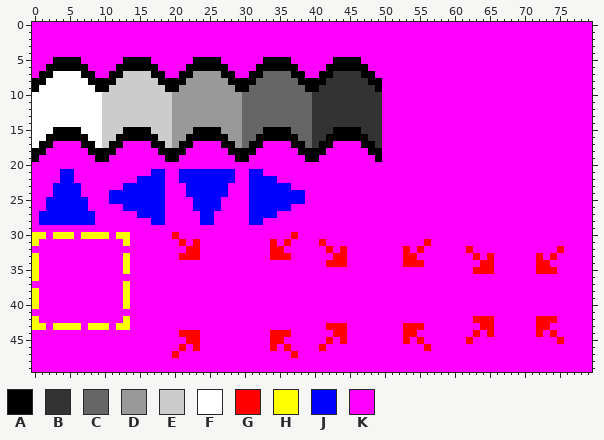
File history of a sprite sheet, resource/editor/tiles_10x10.png. Above: the version before the commit.
The file is 80x50 pixels.
Palette (. is transparent): A #000000  B #333333  C #666666  D #999999  E #cccccc  F #ffffff  G #ff0000  H #ffff00  J #0000ff  K #ff00ff
Pixels before, first column x 0:
 0 KKKKKKKKKKKKKKKKKKKKKKKKKKKKKKKKKKKKKKKKKKKKKKKKKKKKKKKKKKKKKKKKKKKKKKKKKKKKKKKK
 1 KKKKKKKKKKKKKKKKKKKKKKKKKKKKKKKKKKKKKKKKKKKKKKKKKKKKKKKKKKKKKKKKKKKKKKKKKKKKKKKK
 2 KKKKKKKKKKKKKKKKKKKKKKKKKKKKKKKKKKKKKKKKKKKKKKKKKKKKKKKKKKKKKKKKKKKKKKKKKKKKKKKK
 3 KKKKKKKKKKKKKKKKKKKKKKKKKKKKKKKKKKKKKKKKKKKKKKKKKKKKKKKKKKKKKKKKKKKKKKKKKKKKKKKK
 4 KKKKKKKKKKKKKKKKKKKKKKKKKKKKKKKKKKKKKKKKKKKKKKKKKKKKKKKKKKKKKKKKKKKKKKKKKKKKKKKK
 5 KKKAAAAKKKKKKAAAAKKKKKKAAAAKKKKKKAAAAKKKKKKAAAAKKKKKKKKKKKKKKKKKKKKKKKKKKKKKKKKK
 6 KKAAAAAAKKKKAAAAAAKKKKAAAAAAKKKKAAAAAAKKKKAAAAAAKKKKKKKKKKKKKKKKKKKKKKKKKKKKKKKK
 7 KAAFFFFAAKKAAEEEEAAKKAADDDDAAKKAACCCCAAKKAABBBBAAKKKKKKKKKKKKKKKKKKKKKKKKKKKKKKK
 8 AAFFFFFFAAAAEEEEEEAAAADDDDDDAAAACCCCCCAAAABBBBBBAAKKKKKKKKKKKKKKKKKKKKKKKKKKKKKK
 9 AFFFFFFFFAAEEEEEEEEAADDDDDDDDAACCCCCCCCAABBBBBBBBAKKKKKKKKKKKKKKKKKKKKKKKKKKKKKK
10 FFFFFFFFFFEEEEEEEEEEDDDDDDDDDDCCCCCCCCCCBBBBBBBBBBKKKKKKKKKKKKKKKKKKKKKKKKKKKKKK
11 FFFFFFFFFFEEEEEEEEEEDDDDDDDDDDCCCCCCCCCCBBBBBBBBBBKKKKKKKKKKKKKKKKKKKKKKKKKKKKKK
12 FFFFFFFFFFEEEEEEEEEEDDDDDDDDDDCCCCCCCCCCBBBBBBBBBBKKKKKKKKKKKKKKKKKKKKKKKKKKKKKK
13 FFFFFFFFFFEEEEEEEEEEDDDDDDDDDDCCCCCCCCCCBBBBBBBBBBKKKKKKKKKKKKKKKKKKKKKKKKKKKKKK
14 FFFFFFFFFFEEEEEEEEEEDDDDDDDDDDCCCCCCCCCCBBBBBBBBBBKKKKKKKKKKKKKKKKKKKKKKKKKKKKKK
15 FFFAAAAFFFEEEAAAAEEEDDDAAAADDDCCCAAAACCCBBBAAAABBBKKKKKKKKKKKKKKKKKKKKKKKKKKKKKK
16 FFAAAAAAFFEEAAAAAAEEDDAAAAAADDCCAAAAAACCBBAAAAAABBKKKKKKKKKKKKKKKKKKKKKKKKKKKKKK
17 FAAKKKKAAFEAAKKKKAAEDAAKKKKAADCAAKKKKAACBAAKKKKAABKKKKKKKKKKKKKKKKKKKKKKKKKKKKKK
18 AAKKKKKKAAAAKKKKKKAAAAKKKKKKAAAAKKKKKKAAAAKKKKKKAAKKKKKKKKKKKKKKKKKKKKKKKKKKKKKK
19 AKKKKKKKKAAKKKKKKKKAAKKKKKKKKAAKKKKKKKKAAKKKKKKKKAKKKKKKKKKKKKKKKKKKKKKKKKKKKKKK
20 KKKKKKKKKKKKKKKKKKKKKKKKKKKKKKKKKKKKKKKKKKKKKKKKKKKKKKKKKKKKKKKKKKKKKKKKKKKKKKKK
21 KKKKJJKKKKKKKKKKKJJKKJJJJJJJJKKJJKKKKKKKKKKKKKKKKKKKKKKKKKKKKKKKKKKKKKKKKKKKKKKK
22 KKKKJJKKKKKKKKKJJJJKKJJJJJJJJKKJJJJKKKKKKKKKKKKKKKKKKKKKKKKKKKKKKKKKKKKKKKKKKKKK
23 KKKJJJJKKKKKKJJJJJJKKKJJJJJJKKKJJJJJJKKKKKKKKKKKKKKKKKKKKKKKKKKKKKKKKKKKKKKKKKKK
24 KKKJJJJKKKKJJJJJJJJKKKJJJJJJKKKJJJJJJJJKKKKKKKKKKKKKKKKKKKKKKKKKKKKKKKKKKKKKKKKK
25 KKJJJJJJKKKJJJJJJJJKKKKJJJJKKKKJJJJJJJJKKKKKKKKKKKKKKKKKKKKKKKKKKKKKKKKKKKKKKKKK
26 KKJJJJJJKKKKKJJJJJJKKKKJJJJKKKKJJJJJJKKKKKKKKKKKKKKKKKKKKKKKKKKKKKKKKKKKKKKKKKKK
27 KJJJJJJJJKKKKKKJJJJKKKKKJJKKKKKJJJJKKKKKKKKKKKKKKKKKKKKKKKKKKKKKKKKKKKKKKKKKKKKK
28 KJJJJJJJJKKKKKKKKJJKKKKKJJKKKKKJJKKKKKKKKKKKKKKKKKKKKKKKKKKKKKKKKKKKKKKKKKKKKKKK
29 KKKKKKKKKKKKKKKKKKKKKKKKKKKKKKKKKKKKKKKKKKKKKKKKKKKKKKKKKKKKKKKKKKKKKKKKKKKKKKKK
30 HHKHHHKHHHHKHHKKKKKKGKKKKKKKKKKKKKKKKGKKKKKKKKKKKKKKKKKKKKKKKKKKKKKKKKKKKKKKKKKK
31 HKKKKKKKKKKKKHKKKKKKKGKGKKKKKKKKKKGKGKKKKGKKKKKKKKKKKKKKGKKKKKKKKKKKKKKKKKKKKKKK
32 KKKKKKKKKKKKKKKKKKKKKKGGKKKKKKKKKKGGKKKKKKGKGKKKKKKKKGKGKKKKKKGKKKKKKKKKKKKGKKKK
33 HKKKKKKKKKKKKHKKKKKKKGGGKKKKKKKKKKGGGKKKKKKGGKKKKKKKKGGKKKKKKKKGKGKKKKKKGKGKKKKK
34 HKKKKKKKKKKKKHKKKKKKKKKKKKKKKKKKKKKKKKKKKKGGGKKKKKKKKGGGKKKKKKKKGGKKKKKKGGKKKKKK
35 HKKKKKKKKKKKKHKKKKKKKKKKKKKKKKKKKKKKKKKKKKKKKKKKKKKKKKKKKKKKKKKGGGKKKKKKGGGKKKKK
36 HKKKKKKKKKKKKKKKKKKKKKKKKKKKKKKKKKKKKKKKKKKKKKKKKKKKKKKKKKKKKKKKKKKKKKKKKKKKKKKK
37 KKKKKKKKKKKKKHKKKKKKKKKKKKKKKKKKKKKKKKKKKKKKKKKKKKKKKKKKKKKKKKKKKKKKKKKKKKKKKKKK
38 HKKKKKKKKKKKKHKKKKKKKKKKKKKKKKKKKKKKKKKKKKKKKKKKKKKKKKKKKKKKKKKKKKKKKKKKKKKKKKKK
39 HKKKKKKKKKKKKHKKKKKKKKKKKKKKKKKKKKKKKKKKKKKKKKKKKKKKKKKKKKKKKKKKKKKKKKKKKKKKKKKK
40 HKKKKKKKKKKKKHKKKKKKKKKKKKKKKKKKKKKKKKKKKKKKKKKKKKKKKKKKKKKKKKKKKKKKKKKKKKKKKKKK
41 KKKKKKKKKKKKKKKKKKKKKKKKKKKKKKKKKKKKKKKKKKKKKKKKKKKKKKKKKKKKKKKKKKKKKKKKKKKKKKKK
42 HKKKKKKKKKKKKHKKKKKKKKKKKKKKKKKKKKKKKKKKKKKKKKKKKKKKKKKKKKKKKKKGGGKKKKKKGGGKKKKK
43 HHKHHHHKHHHKHHKKKKKKKKKKKKKKKKKKKKKKKKKKKKGGGKKKKKKKKGGGKKKKKKKKGGKKKKKKGGKKKKKK
44 KKKKKKKKKKKKKKKKKKKKKGGGKKKKKKKKKKGGGKKKKKKGGKKKKKKKKGGKKKKKKKKGKGKKKKKKGKGKKKKK
45 KKKKKKKKKKKKKKKKKKKKKKGGKKKKKKKKKKGGKKKKKKGKGKKKKKKKKGKGKKKKKKGKKKKKKKKKKKKGKKKK
46 KKKKKKKKKKKKKKKKKKKKKGKGKKKKKKKKKKGKGKKKKGKKKKKKKKKKKKKKGKKKKKKKKKKKKKKKKKKKKKKK
47 KKKKKKKKKKKKKKKKKKKKGKKKKKKKKKKKKKKKKGKKKKKKKKKKKKKKKKKKKKKKKKKKKKKKKKKKKKKKKKKK
48 KKKKKKKKKKKKKKKKKKKKKKKKKKKKKKKKKKKKKKKKKKKKKKKKKKKKKKKKKKKKKKKKKKKKKKKKKKKKKKKK
49 KKKKKKKKKKKKKKKKKKKKKKKKKKKKKKKKKKKKKKKKKKKKKKKKKKKKKKKKKKKKKKKKKKKKKKKKKKKKKKKK
After:
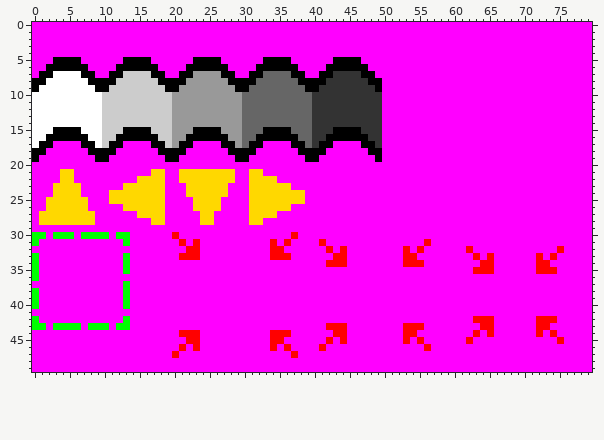
Change:
Colour H changes from #ffff00 to #00ff00.
Colour J changes from #0000ff to #ffd800.
Changed places in both pictures, as pixel boxes (x1, y1, x2, y2):
changed: (32, 169, 305, 330)
